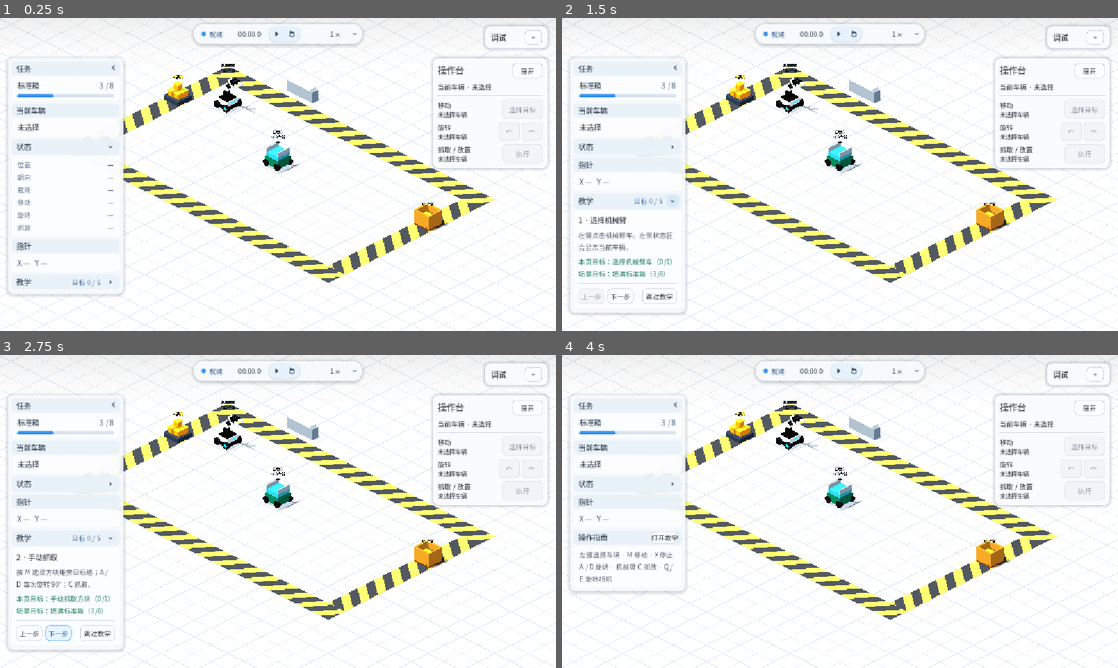
Above: before the commit, frames 1-4 (two rows, left to right).
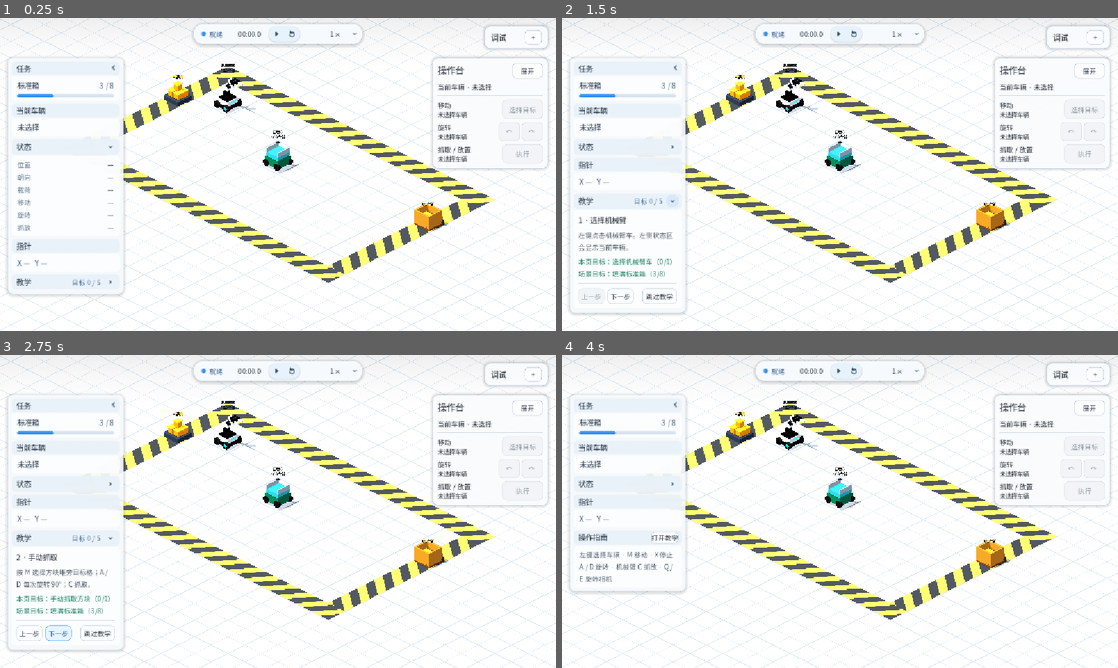
Above: after the commit, the same moments.

Repository: Ri0n72Y/automata
Game: Godot game, scene res://scenes/scene_01/scene_01_basic_packing.tscn
The game is run twice, just before and just after one commit, with the same random seed, the same clock (stepped at 60 frames per second) and the same inputs.
Inputs (mouse positions are in pixels of both pictures, inside the frame that each line leads up to):
- Up to frame 1 (0.25 s): no input
- Up to frame 2 (1.5 s): click (673, 146) at 0.5 s; click (673, 199) at 1.27 s
- Up to frame 3 (2.75 s): click "下一步" at 2 s
- Up to frame 4 (4 s): click "上一步" at 2.75 s; click "跳过教学" at 3.5 s

The runs differ from the first frame. In frame 1, 0.2% of the frame differs, in the area x 51-58%, y 19-28%; in frame 2, 0.2%; in frame 3, 0.2%; in frame 4, 0.2%.

Commit message:
fix(scene-01): remove obsolete obstacle art sample

Diff:
--- a/scenes/scene_01/scene_01_basic_packing.tscn
+++ b/scenes/scene_01/scene_01_basic_packing.tscn
@@ -29,7 +29,6 @@
 [ext_resource type="PackedScene" path="res://scenes/scene_01/components/grid_selection_visuals.tscn" id="29_grid_selection_visuals"]
 [ext_resource type="PackedScene" path="res://scenes/scene_01/components/vehicle_move_preview.tscn" id="30_vehicle_move_preview"]
 [ext_resource type="PackedScene" path="res://scenes/scene_01/components/scene_01_operations_panel.tscn" id="31_operations_ui"]
-[ext_resource type="PackedScene" path="res://scenes/scene_01/components/scene_01_art_vertical_slice_sample.tscn" id="32_art_sample"]
 [ext_resource type="PackedScene" path="res://scenes/scene_01/components/scene_01_floor_backdrop.tscn" id="33_floor_backdrop"]
 
 [sub_resource type="Resource" id="Resource_ground_field"]
@@ -74,8 +73,6 @@
 
 [node name="FloorBackdrop" parent="SceneRoot/GridRoot" instance=ExtResource("33_floor_backdrop")]
 
-[node name="ArtVerticalSliceSample" parent="SceneRoot/GridRoot" instance=ExtResource("32_art_sample")]
-position = Vector3(4, 0, -0.48)
 
 [node name="GridDebugView" type="Node3D" parent="SceneRoot/GridRoot"]
 unique_name_in_owner = true
Not shown: 1 places in scenes/scene_01/scene_01_basic_packing.tscn that only renumber resources
